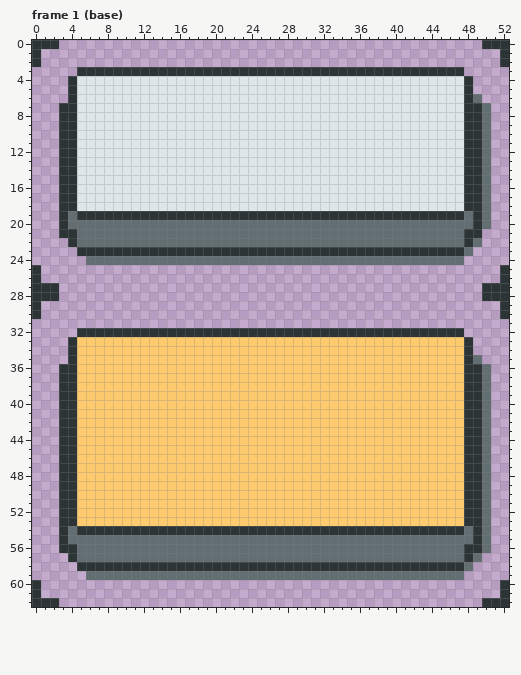
One commit to this pixel-art file: Assets/menu/button/.aseprite/buttons.aseprite. Above: the version before the commit.
53x63 pixels, 4 frames. Shown: frame 1 (base). The commit also changed other frames, which this record leaves out.
And afterwards:
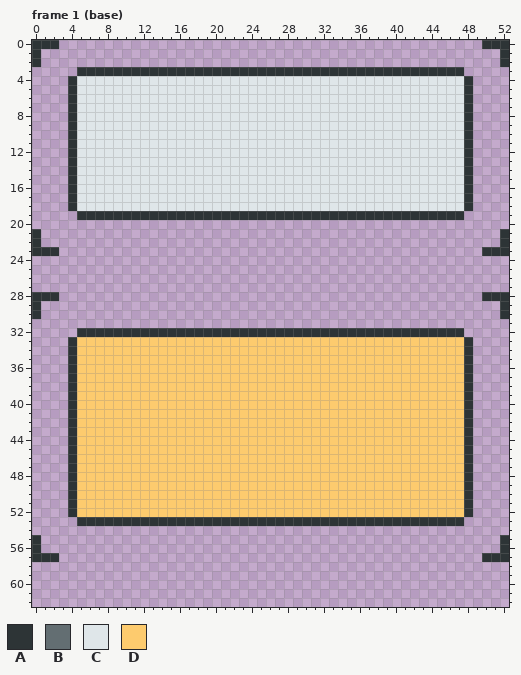
Palette (. is transparent): A #2d3436  B #636e72  C #dfe6e9  D #fdcb6e
What changed:
Frame 1 (base), layers "indicator", "base":
y 6: x 49 B -> .
y 7..18: x 3 A -> .; x 49..50 AB -> ..
y 19: x 3..4 AB -> ..; x 48..50 BAB -> ...
y 20: x 3..50 ABBBBBBBBBBBBBBBBBBBBBBBBBBBBBBBBBBBBBBBBBBBBBAB -> ................................................
y 21: x 0 . -> A; x 3..49 AABBBBBBBBBBBBBBBBBBBBBBBBBBBBBBBBBBBBBBBBBBBAA -> ...............................................; x 52 . -> A
y 22: x 0 . -> A; x 4..49 ABBBBBBBBBBBBBBBBBBBBBBBBBBBBBBBBBBBBBBBBBBBAB -> ..............................................; x 52 . -> A
y 23: x 0..2 ... -> AAA; x 5..48 AAAAAAAAAAAAAAAAAAAAAAAAAAAAAAAAAAAAAAAAAAAB -> ............................................; x 50..52 ... -> AAA
y 24: x 6..47 BBBBBBBBBBBBBBBBBBBBBBBBBBBBBBBBBBBBBBBBBB -> ..........................................
y 25..26: x 0 A -> .; x 52 A -> .
y 27: x 0..2 AAA -> ...; x 50..52 AAA -> ...
y 35: x 49 B -> .
y 36..52: x 3 A -> .; x 49..50 AB -> ..
y 53: x 3..50 AADDDDDDDDDDDDDDDDDDDDDDDDDDDDDDDDDDDDDDDDDDDAAB -> ..AAAAAAAAAAAAAAAAAAAAAAAAAAAAAAAAAAAAAAAAAAA...
y 54: x 3..50 ABAAAAAAAAAAAAAAAAAAAAAAAAAAAAAAAAAAAAAAAAAAABAB -> ................................................
y 55: x 0 . -> A; x 3..50 ABBBBBBBBBBBBBBBBBBBBBBBBBBBBBBBBBBBBBBBBBBBBBAB -> ................................................; x 52 . -> A
y 56: x 0 . -> A; x 3..50 AABBBBBBBBBBBBBBBBBBBBBBBBBBBBBBBBBBBBBBBBBBBAAB -> ................................................; x 52 . -> A
y 57: x 0..2 ... -> AAA; x 4..52 ABBBBBBBBBBBBBBBBBBBBBBBBBBBBBBBBBBBBBBBBBBBAB... -> ..............................................AAA
y 58: x 5..48 AAAAAAAAAAAAAAAAAAAAAAAAAAAAAAAAAAAAAAAAAAAB -> ............................................
y 59: x 6..47 BBBBBBBBBBBBBBBBBBBBBBBBBBBBBBBBBBBBBBBBBB -> ..........................................
y 60..61: x 0 A -> .; x 52 A -> .
y 62: x 0..2 AAA -> ...; x 50..52 AAA -> ...
Changed places in both pictures, as pixel boxes (x1, y1, x2, y2):
changed: (32, 94, 509, 292)
changed: (32, 355, 509, 607)
